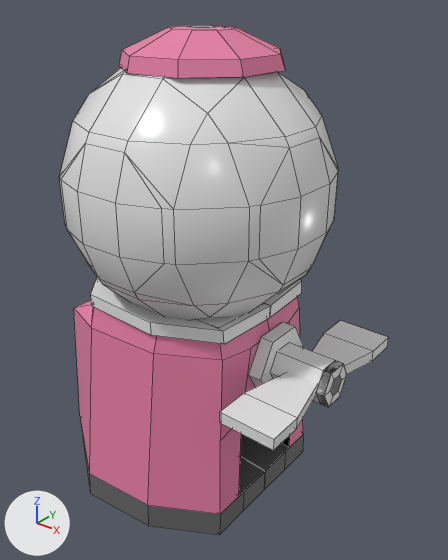
The FBX model DC Prototype/Assets/3D Models/gumball.fbx as it was, and as the next commit left it.
Rendered twice from a camera (50 mm lens) standing at (5.5, -6.74, 6.15) and looking at (0.0, 0.13, 1.88). The lights are fixed; the arrows at lower left show +X, +Y and +Z. Mesh edges are drawn as thin lines. Where no turn or scale is listed for an object, it has been applied to the vertices.
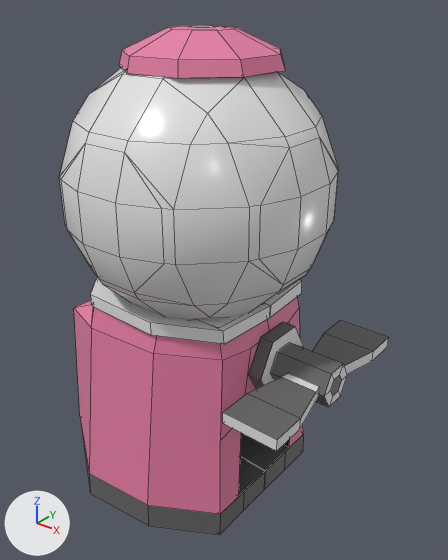
Pixel boxes [x1, y1, x2, y2] of what changed, in the pictures (448 x 560 px; the box of a moved part takes in the faces that stretch with it):
'Circle.001', reshaped
    before: [220, 321, 389, 450]
    after: [223, 321, 389, 451]
'Circle.003', deleted
    before: [316, 360, 343, 406]
part 1 of me_circle_001, rebuilt
    before: [220, 373, 317, 450]
    after: [223, 374, 319, 451]
part 2 of me_circle_001, moved or reshaped
    both: [313, 333, 373, 374]
part 3 of me_circle_001, recoloured
    both: [271, 321, 389, 403]
part 4 of me_circle, recoloured
    both: [248, 322, 295, 387]

Patch to the scene script:
```diff
--- a/DC Prototype/Assets/3D Models/gumball.fbx.py
+++ b/DC Prototype/Assets/3D Models/gumball.fbx.py
@@ mat_material_012 @@
+mat_material_012 = principled_material('Material.012')
+mat_material_012.base_color = (0.8, 0.8, 0.8)  # white #e7e7e7
@@ me_circle_001 @@
 # used by ob_circle_001; location = (3.13, 0.01, 0.79)
 # verts and faces of me_circle_001; kept vertices keep their numbers, new ones are numbered from 42
 # before: 32 (-0.92, 1.03, 0.02) at pixel (372, 361), 33 (-0.92, 1.03, 0.2) at pixel (373, 351), 36 (-1.79, 1.04, 0.02), 37 (-1.79, 1.04, 0.2) at pixel (323, 333), 38 (-1.13, 0.13, 0.2)
 # before: 39 (-1.13, 0.13, 0.02), 40 (-1.59, 0.13, 0.02), 41 (-1.59, 0.13, 0.2)
-me_circle_001.from_pydata(...)  # 42 vertices, 34 faces; spans x -1.9..-0.92, y -1.6..1.57, z -0.17..0.41
+me_circle_001.from_pydata(...)  # 50 vertices, 37 faces; spans x -1.9..-0.92, y -1.58..1.57, z -0.17..0.41
+# me_circle_001 part 1: the loose piece of 12 vertices spanning x -1.83..-0.96, y -1.6..-0.16, z 0.03..0.2 is rebuilt with 16 vertices and now spans x -1.79..-0.92, y -1.58..-0.14, z 0.02..0.2
+# me_circle_001 part 2
+delete_faces([(32, 33, 38, 39), (36, 40, 41, 37), (32, 39, 40, 36), (33, 37, 41, 38)])
+verts[42] = (-1.07, 0.41, 0.2)  # pixel (344, 365)
+verts[43] = (-1.65, 0.41, 0.2)
+verts[44] = (-1.06, 0.42, 0.02)
+verts[45] = (-1.65, 0.42, 0.02)
+faces += [(32, 33, 42, 38, 39, 44), (36, 45, 40, 41, 43, 37), (39, 40, 45, 44), (38, 42, 43, 41)]  # mat_material (white #e7e7e7)
+faces += [(33, 37, 43, 42), (32, 44, 45, 36)]  # mat_material_002 (dark grey #676668)
+# me_circle_001 part 3: 8 faces spanning x -1.9..-0.92, y -0.33..1.57, z -0.17..0.41 switch from mat_material (white #e7e7e7) to mat_material_002 (dark grey #676668)
@@ me_circle @@
 me_circle.from_pydata(...)  # 12 vertices, 8 faces; spans x -1.956..-1.727, y -0.583..0.583, z -0.297..0.714
 # used by ob_circle; location = (2.98, 0.01, 0.71)
+# me_circle part 4: all 6 faces centred in x -1.842, y -0.438..0.438, z -0.297..0.714 switch from no material to mat_material_002 (dark grey #676668)
+me_circle.materials.append(mat_material_012)  # white #e7e7e7
@@ ob_circle_003 @@
-ob_circle_003 = bpy.data.objects.new('Circle.003', me_circle_003)
-ob_circle_003.location = (3.13, 0.01, 0.79)
```
